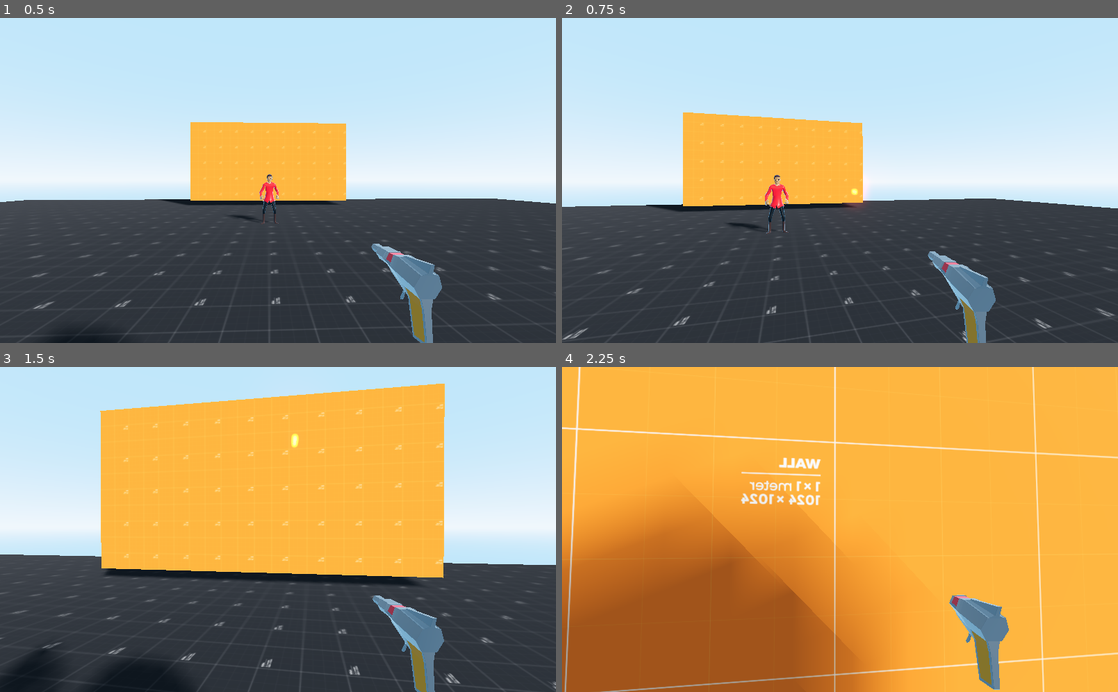
Above: before the commit, frames 1-4 (two rows, left to right).
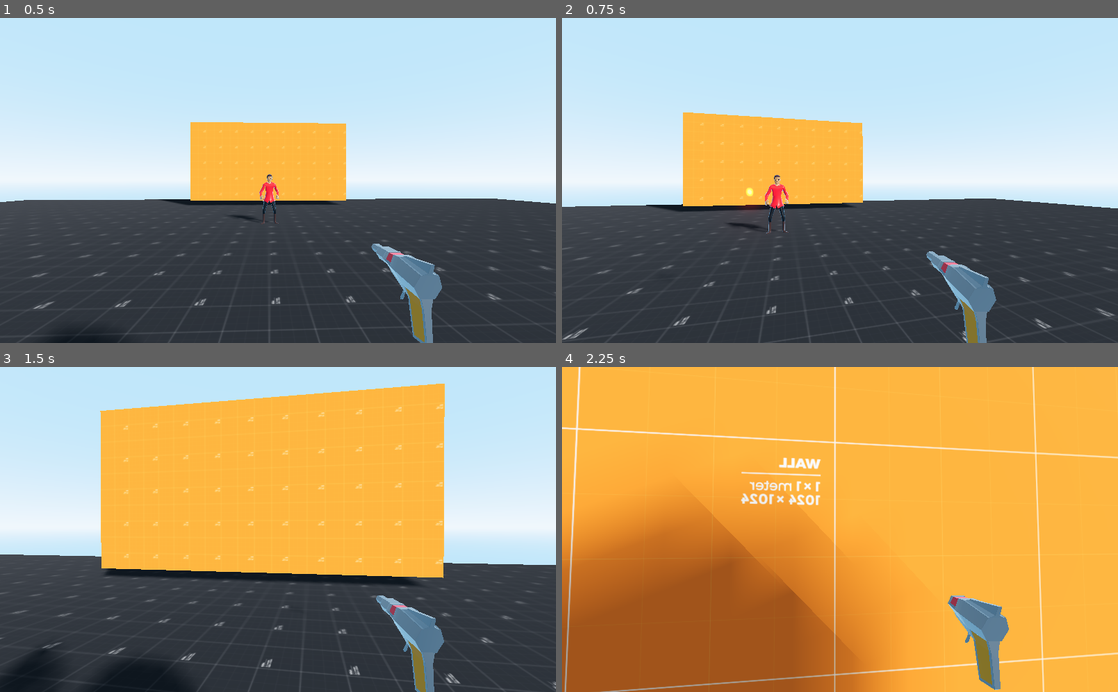
Above: after the commit, the same moments.

Repository: TinyZilla/BGJ2022
Game: Godot game, scene res://Source/Levels/TestLevel.tscn
The game is run twice, just before and just after one commit, with the same random seed, the same clock (stepped at 60 frames per second) and the same inputs.
Inputs (mouse positions are in pixels of both pictures, inside the frame that each line leads up to):
- Up to frame 1 (0.5 s): no input
- Up to frame 2 (0.75 s): tap Enter (ui_accept) at 0.5 s; move the mouse to (867, 180) at 0.52 s; hold W (movement_up) from 0.53 s (still down); click (867, 180) at 0.6 s
- Up to frame 3 (1.5 s): keep holding W (movement_up); tap Space (movement_jump) at 0.77 s; move the mouse to (250, 529) at 1.27 s; click (250, 529) at 1.35 s
- Up to frame 4 (2.25 s): keep holding W (movement_up); tap Space (movement_jump) at 1.52 s; move the mouse to (851, 523) at 2.02 s; tap Shift (movement_sprint) at 2.1 s

Frame 1 is identical in both runs. In frame 2, 0.3% of the frame differs, in the area x 31-79%, y 51-100%; in frame 3, 0.3%; in frame 4, 0.2%.
Error in both runs: Invalid get index '0' (on base: 'PoolVector3Array'). (res://Source/Enemies/EnemyStateMachine/PathfindTarget.gd:48)

Commit message:
Pistol recoil animation; limited gun fire rate to animation

Diff:
--- a/Source/Bullet/BulletSpawner.gd
+++ b/Source/Bullet/BulletSpawner.gd
@@ -1,19 +1,26 @@
 extends Spatial
 
 export(float) var BULLET_SPEED = 30.0
+export(NodePath) var camera_path
+
+onready var camera : Camera = get_node(camera_path)
 
 const bullet_scene = preload("res://Source/Bullet/Bullet.tscn")
 
-func _physics_process(_delta):
-	if Input.is_action_just_pressed("LMB"):
-		instance_bullet()
+func instance_bullet() -> void:
+	if not is_instance_valid(camera):
+		camera = get_node(camera_path)
 
-func instance_bullet() -> void:
 	var b = bullet_scene.instance()
 	get_tree().current_scene.add_child(b)
 	b.global_transform.origin = global_transform.origin
-	b.velocity = -global_transform.basis.z * BULLET_SPEED
+	var velocity : Vector3 = Vector3.FORWARD
+	velocity = velocity.rotated(Vector3.UP, global_transform.basis.get_euler().y)
+	velocity = velocity.rotated(global_transform.basis.x, camera.global_transform.basis.get_euler().x)
+	velocity *= BULLET_SPEED
+	b.velocity = velocity
 
 	# Orientation
 	var forward_point : Vector3 = global_transform.origin - global_transform.basis.z
+	forward_point = global_transform.origin + velocity.normalized()
 	b.look_at(forward_point, Vector3.UP)
--- a/Source/Globals/Globals.gd
+++ b/Source/Globals/Globals.gd
@@ -1,5 +1,6 @@
 extends Node
 
 var mouse_sensitivity: float = 0.2
+var gun_fire_rate : float = 4.0
 
 var player: Spatial
--- a/Source/Player/GunSway.gd
+++ b/Source/Player/GunSway.gd
@@ -10,11 +10,12 @@
 var x_lag : float = 0.0
 var initial_transform : Transform
 var time_since_move : float = 0.0
+var mouse_moved_this_frame : bool = false
 
 func _input(event):
 	if event is InputEventMouseMotion:
+		mouse_moved_this_frame = true
 		mouse_movement = lerp(mouse_movement, -event.relative * mouse_damp, 0.5)
-		mouse_movement = -event.relative * mouse_damp
 
 # Apply rotation transforms in this order: Y, X, Z
 # Apply origin transform AFTER rotations
@@ -82,5 +83,11 @@
 	else:
 		t.origin = translation.linear_interpolate(initial_transform.origin, 0.2)
 
-	transform = t
-	mouse_movement = lerp(mouse_movement, Vector2.ZERO, 0.4)
+	# Interpolate rotations, but not translation
+	transform = transform.interpolate_with(t, 0.5)
+	transform.origin = t.origin
+
+	if mouse_moved_this_frame:
+		mouse_moved_this_frame = false
+	else:
+		mouse_movement = lerp(mouse_movement, Vector2.ZERO, 0.4)
--- a/Source/Player/Player.tscn
+++ b/Source/Player/Player.tscn
@@ -8,6 +8,148 @@
 [ext_resource path="res://Source/Player/MovementStateMachine/MovementStateMachine.tscn" type="PackedScene" id=6]
 [ext_resource path="res://Source/Player/GunSway.gd" type="Script" id=7]
 [ext_resource path="res://Source/Bullet/BulletSpawner.gd" type="Script" id=8]
+[ext_resource path="res://Source/Player/RecoilAnimation.gd" type="Script" id=9]
+
+[sub_resource type="Animation" id=2]
+length = 0.001
+tracks/0/type = "bezier"
+tracks/0/path = NodePath(".:translation:x")
+tracks/0/interp = 1
+tracks/0/loop_wrap = true
+tracks/0/imported = false
+tracks/0/enabled = true
+tracks/0/keys = {
+"points": PoolRealArray( 0.264, -0.25, 0, 0.25, 0 ),
+"times": PoolRealArray( 0 )
+}
+tracks/1/type = "bezier"
+tracks/1/path = NodePath(".:translation:y")
+tracks/1/interp = 1
+tracks/1/loop_wrap = true
+tracks/1/imported = false
+tracks/1/enabled = true
+tracks/1/keys = {
+"points": PoolRealArray( -0.251, -0.25, 0, 0.25, 0 ),
+"times": PoolRealArray( 0 )
+}
+tracks/2/type = "bezier"
+tracks/2/path = NodePath(".:translation:z")
+tracks/2/interp = 1
+tracks/2/loop_wrap = true
+tracks/2/imported = false
+tracks/2/enabled = true
+tracks/2/keys = {
+"points": PoolRealArray( -0.433, -0.25, 0, 0.25, 0 ),
+"times": PoolRealArray( 0 )
+}
+tracks/3/type = "bezier"
+tracks/3/path = NodePath(".:rotation_degrees:x")
+tracks/3/interp = 1
+tracks/3/loop_wrap = true
+tracks/3/imported = false
+tracks/3/enabled = true
+tracks/3/keys = {
+"points": PoolRealArray( 0, -0.25, 0, 0.25, 0 ),
+"times": PoolRealArray( 0 )
+}
+tracks/4/type = "bezier"
+tracks/4/path = NodePath(".:rotation_degrees:y")
+tracks/4/interp = 1
+tracks/4/loop_wrap = true
+tracks/4/imported = false
+tracks/4/enabled = true
+tracks/4/keys = {
+"points": PoolRealArray( 0, -0.25, 0, 0.25, 0 ),
+"times": PoolRealArray( 0 )
+}
+tracks/5/type = "bezier"
+tracks/5/path = NodePath(".:rotation_degrees:z")
+tracks/5/interp = 1
+tracks/5/loop_wrap = true
+tracks/5/imported = false
+tracks/5/enabled = true
+tracks/5/keys = {
+"points": PoolRealArray( 0, -0.25, 0, 0.25, 0 ),
+"times": PoolRealArray( 0 )
+}
+
+[sub_resource type="Animation" id=1]
+resource_name = "fire"
+length = 0.5
+tracks/0/type = "bezier"
+tracks/0/path = NodePath(".:translation:x")
+tracks/0/interp = 1
+tracks/0/loop_wrap = true
+tracks/0/imported = false
+tracks/0/enabled = true
+tracks/0/keys = {
+"points": PoolRealArray( 0.264, -0.25, 0, 0.25, 0, 0.264, -0.25, 0, 0.25, 0, 0.264, -0.25, 0, 0.25, 0 ),
+"times": PoolRealArray( 0, 0.1, 0.5 )
+}
+tracks/1/type = "bezier"
+tracks/1/path = NodePath(".:translation:y")
+tracks/1/interp = 1
+tracks/1/loop_wrap = true
+tracks/1/imported = false
+tracks/1/enabled = true
+tracks/1/keys = {
+"points": PoolRealArray( -0.251, -0.25, 0, 0.25, 0, -0.251, -0.25, 0, 0.25, 0, -0.251, -0.25, 0, 0.25, 0 ),
+"times": PoolRealArray( 0, 0.1, 0.5 )
+}
+tracks/2/type = "bezier"
+tracks/2/path = NodePath(".:translation:z")
+tracks/2/interp = 1
+tracks/2/loop_wrap = true
+tracks/2/imported = false
+tracks/2/enabled = true
+tracks/2/keys = {
+"points": PoolRealArray( -0.433, -0.25, 0, 0.25, 0, -0.383, -0.25, 0, 0.25, 0, -0.433, -0.25, 0, 0.25, 0 ),
+"times": PoolRealArray( 0, 0.1, 0.5 )
+}
+tracks/3/type = "bezier"
+tracks/3/path = NodePath(".:rotation_degrees:x")
+tracks/3/interp = 1
+tracks/3/loop_wrap = true
+tracks/3/imported = false
+tracks/3/enabled = true
+tracks/3/keys = {
+"points": PoolRealArray( 0, -0.25, 0, 0.25, 0, 11, -0.25, 0, 0.25, 0, 0, -0.25, 0, 0.25, 0 ),
+"times": PoolRealArray( 0, 0.1, 0.5 )
+}
+tracks/4/type = "bezier"
+tracks/4/path = NodePath(".:rotation_degrees:y")
+tracks/4/interp = 1
+tracks/4/loop_wrap = true
+tracks/4/imported = false
+tracks/4/enabled = true
+tracks/4/keys = {
+"points": PoolRealArray( 0, -0.25, 0, 0.25, 0, 0, -0.25, 0, 0.25, 0, 0, -0.25, 0, 0.25, 0 ),
+"times": PoolRealArray( 0, 0.1, 0.5 )
+}
+tracks/5/type = "bezier"
+tracks/5/path = NodePath(".:rotation_degrees:z")
+tracks/5/interp = 1
+tracks/5/loop_wrap = true
+tracks/5/imported = false
+tracks/5/enabled = true
+tracks/5/keys = {
+"points": PoolRealArray( 0, -0.25, 0, 0.25, 0, 0, -0.25, 0, 0.25, 0, 0, -0.25, 0, 0.25, 0 ),
+"times": PoolRealArray( 0, 0.1, 0.5 )
+}
+tracks/6/type = "method"
+tracks/6/path = NodePath("SwayAnchor/space_gun/BulletSpawner")
+tracks/6/interp = 1
+tracks/6/loop_wrap = true
+tracks/6/imported = false
+tracks/6/enabled = true
+tracks/6/keys = {
+"times": PoolRealArray( 0 ),
+"transitions": PoolRealArray( 1 ),
+"values": [ {
+"args": [  ],
+"method": "instance_bullet"
+} ]
+}
 
 [node name="Player" instance=ExtResource( 2 )]
 collision_layer = 2
@@ -27,17 +169,26 @@
 current = true
 size = 10.0
 
-[node name="SwayAnchor" type="Spatial" parent="Head/Camera" index="0"]
+[node name="RecoilAnimation" type="Spatial" parent="Head/Camera" index="0"]
 transform = Transform( 1, 0, 0, 0, 1, 0, 0, 0, 1, 0.264, -0.251, -0.433 )
+script = ExtResource( 9 )
+
+[node name="SwayAnchor" type="Spatial" parent="Head/Camera/RecoilAnimation" index="0"]
 script = ExtResource( 7 )
+mouse_damp = 5.0
 lissajous_speed = 12.0
 
-[node name="space_gun" parent="Head/Camera/SwayAnchor" index="0" instance=ExtResource( 5 )]
+[node name="space_gun" parent="Head/Camera/RecoilAnimation/SwayAnchor" index="0" instance=ExtResource( 5 )]
 transform = Transform( -1, 0, 8.74228e-08, 0, 1, 0, -8.74228e-08, 0, -1, 0, 0, 0 )
 
-[node name="BulletSpawner" type="Spatial" parent="Head/Camera/SwayAnchor/space_gun" index="1"]
+[node name="BulletSpawner" type="Spatial" parent="Head/Camera/RecoilAnimation/SwayAnchor/space_gun" index="1"]
 transform = Transform( -1, 0, -8.74228e-08, 0, 1, 0, 8.74228e-08, 0, -1, 2.98023e-08, 0.0689347, 0.18886 )
 script = ExtResource( 8 )
+camera_path = NodePath("../../../..")
+
+[node name="AnimationPlayer" type="AnimationPlayer" parent="Head/Camera/RecoilAnimation" index="1"]
+anims/RESET = SubResource( 2 )
+anims/fire = SubResource( 1 )
 
 [node name="DirectionPointer" parent="Body" index="0"]
 visible = false
--- /dev/null
+++ b/Source/Player/RecoilAnimation.gd
@@ -0,0 +1,7 @@
+extends Spatial
+
+onready var ap = $AnimationPlayer
+
+func _process(_delta):
+	if Input.is_action_just_pressed("LMB"):
+		ap.play("fire", -1, Globals.gun_fire_rate)
Not shown: 1 places in Source/Player/Player.tscn that only renumber resources
